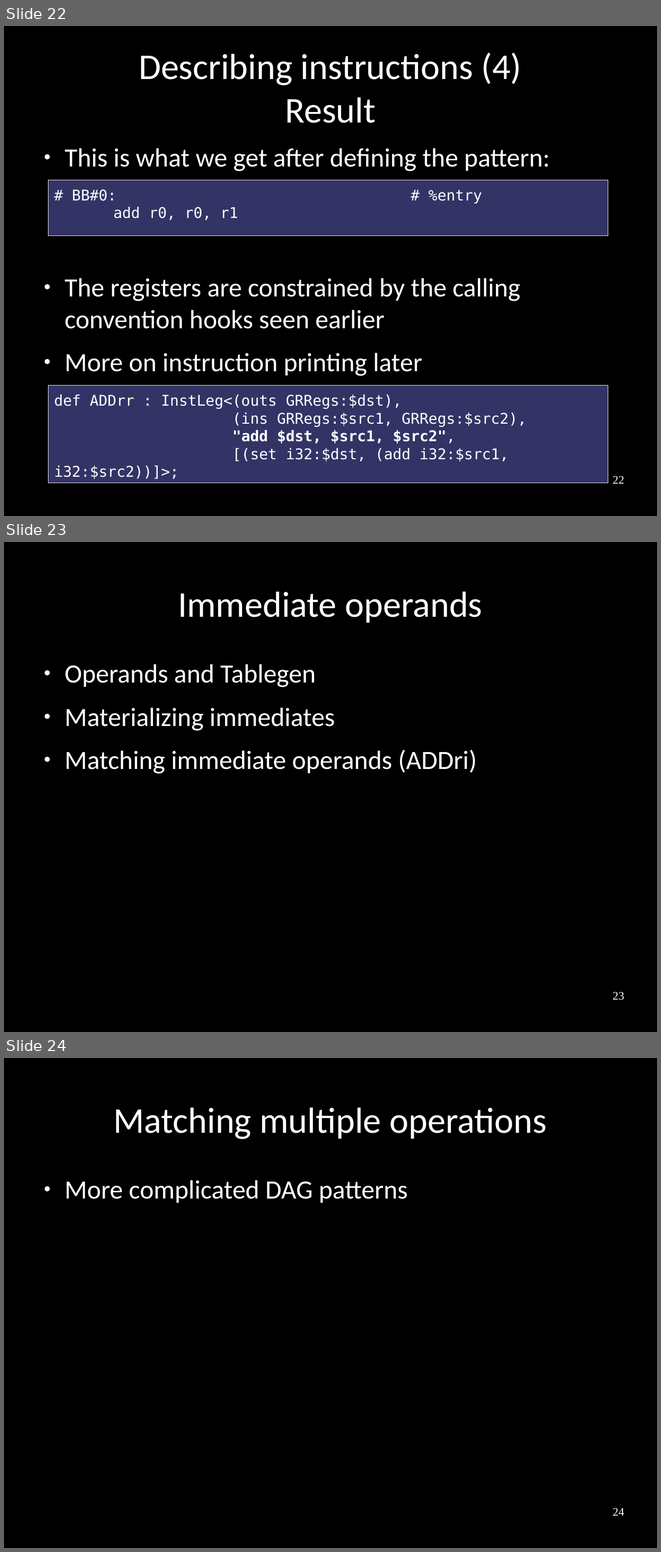
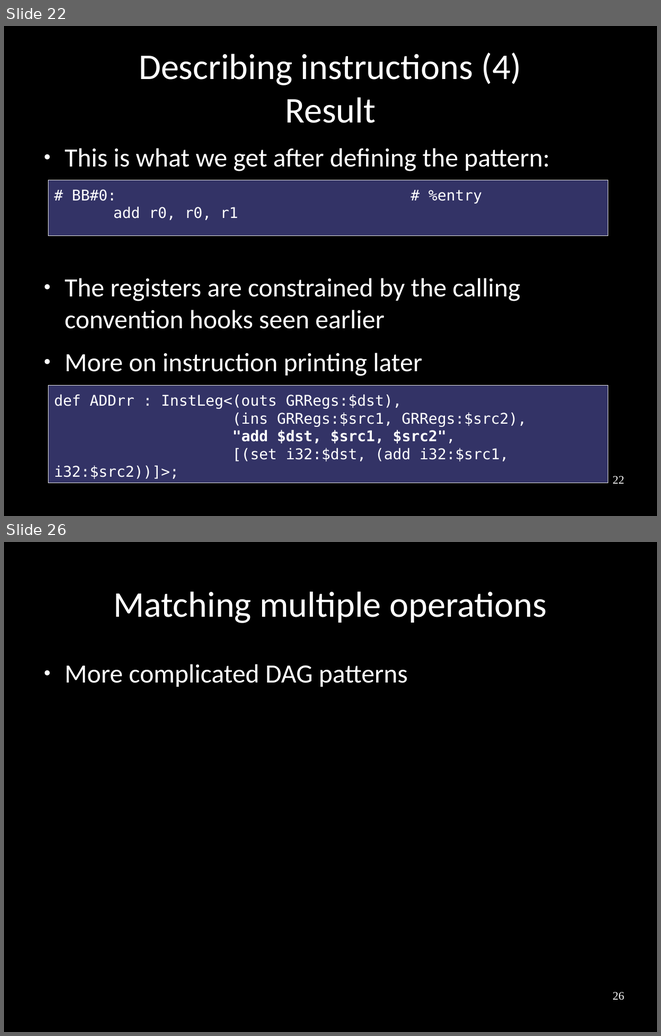
Before and after one commit to frasercrmck/llvm-leg, a slide deck: docs/Codeplay/Slides.odp. Shown one above the other, each under a label of ours: slides 22, 23 and 24 before the commit, slides 22 and 26 after it; the slides between them are not shown. The pictures are 661x1552 and 661x1036 pixels, drawn with LibreOffice and Linux fonts; fonts in the diff are those of the drawing. Boxes give left, top, right and bottom in pixels: in the first picture for what was removed or moved away, otherwise in the second. Text is boxed around its words. In the diff, an @@ line names an element or a change of style, - is before the commit and + after.

```diff
--- a/docs/Codeplay/Slides.odp
+++ b/docs/Codeplay/Slides.odp
@@ slide 23 removed at bbox=[4, 542, 657, 1032], background #000000 @@
@@ title removed at bbox=[178, 591, 482, 623] @@
-Immediate operands
@@ text removed at bbox=[64, 664, 477, 774] @@
-● Operands and Tablegen
-● Materializing immediates
-● Matching immediate operands (ADDri)
@@ page number removed at bbox=[612, 991, 624, 1000] @@
-23
@@ what was slide 24 is now slide 26 @@
@@ page number at bbox=[612, 991, 624, 1000]: text changed @@
-24
+26
```
Also in this commit, not shown: 3 slides changed, 4 slides added.
